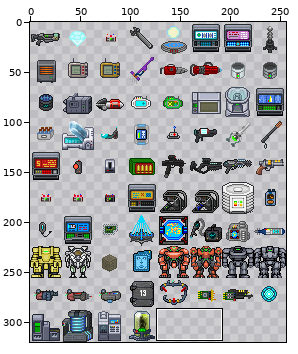
One commit to this sprite sheet: nano/images/science.png. The first picture is a wide view before the edit; the outline marks the close-up.
Close-up. Before the edit:
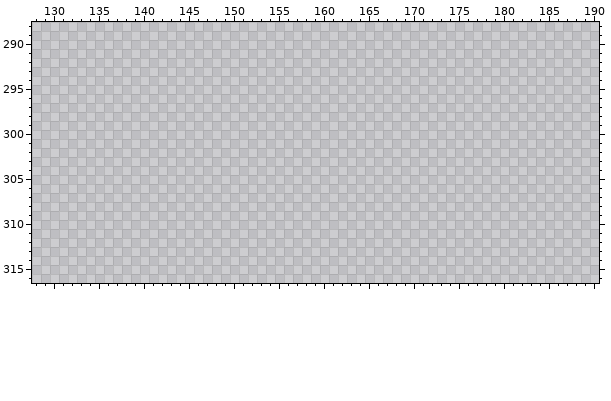
The file is 256x320 pixels. Colours within 5 levels of each other are drawn and written as one. Shown: x 128..190, y 288..316. The commit also changed other parts of the picture, which this record leaves out.
Once edited:
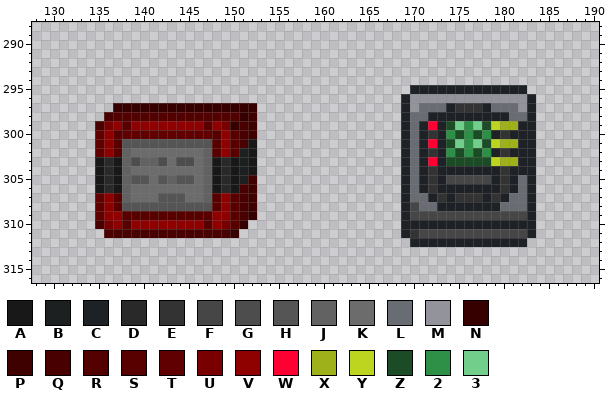
Palette (. is transparent): A #181818  B #1d2020  C #1e2126  D #292929  E #333333  F #464646  G #4d4d4d  H #555555  J #626262  K #6c6c6c  L #696c72  M #93949b  N #370000  P #3f0000  Q #490000  R #520000  S #580000  T #600000  U #790000  V #8f0000  W #ff0033  X #9eb11b  Y #bed520  Z #1b4c26  2 #2e8f47  3 #71cf8b
The exact change:
@@ x 128..190 @@
 294 ...............................................................
-295 ...............................................................
-296 ...............................................................
-297 ...............................................................
-298 ...............................................................
-299 ...............................................................
-300 ...............................................................
-301 ...............................................................
-302 ...............................................................
-303 ...............................................................
-304 ...............................................................
-305 ...............................................................
-306 ...............................................................
-307 ...............................................................
-308 ...............................................................
-309 ...............................................................
-310 ...............................................................
-311 ...............................................................
-312 ...............................................................
+295 ..........................................CCCCCCCCCCCCC........
+296 .........................................CMMMMMMMMMMMMMC.......
+297 .........NNNNNNNNNNNNNNNN................CMLLLCEEECLLLMC.......
+298 ........QRRRRRRRRRRRRRRNP................CLLCCCCCCCCCLLC.......
+299 .......QUVSVVVVVVVVSVUNQP................CLCWCZ323ZYXXCC.......
+300 .......TVSTTTTTTTTTTSVSQP................CLCEC2Z2Z2CECCC.......
+301 .......TVSHHHHHHHHHHSVSQA................CLCWCZ323ZYXXCC.......
+302 .......TVSJKKKKKKKKJSVSBA................CLCEC2Z2Z2CECCC.......
+303 .......ADAJGJJGKGGKJADABA................CLCWCZZZZZYXXCC.......
+304 .......ADAJKKKKKKKKJADABA................CLCECCCCCCCECCC.......
+305 .......ADAJHHKHJHHKJADABP................CLCECFFFFFCECLC.......
+306 .......ADAJKKKKKKKKJADAQP................CLCECCCCCCCECLC.......
+307 .......TVSJKKKHHHKKJSVSQP................CLLCECEEECECLLC.......
+308 .......TVSHHHHHHHHHHSVSQP................CFLLCCCCCCCLLLC.......
+309 .......TVVSSSSSSSSSSVVSQN................CFFFFFFFFFFFFFC.......
+310 .......QUVSVVVVVVVVSVUSN.................CCCCCCCCCCCCCCC.......
+311 ........QQQQQQQQQQQQQQN..................CEFFFFFFFFFFFFC.......
+312 ..........................................CCCCCCCCCCCCC........
 313 ...............................................................
Changed places in both close-ups, as pixel boxes (x1, y1, x2, y2):
added: (401, 85, 536, 247)
added: (95, 103, 257, 238)
